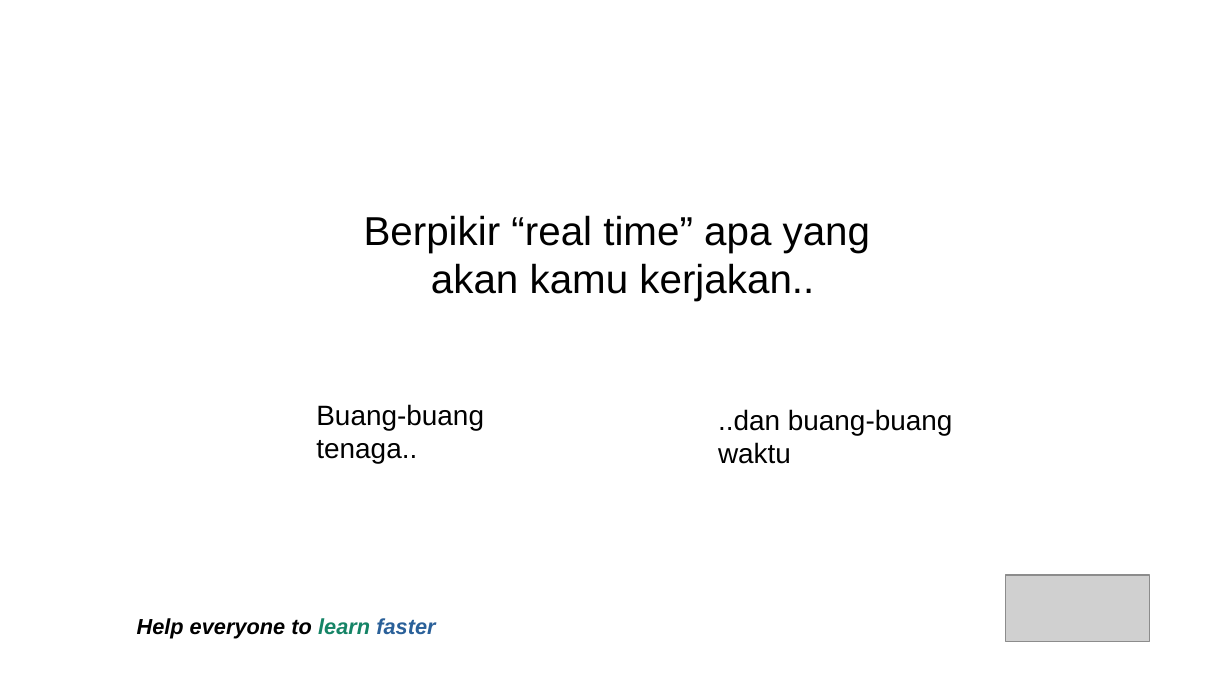
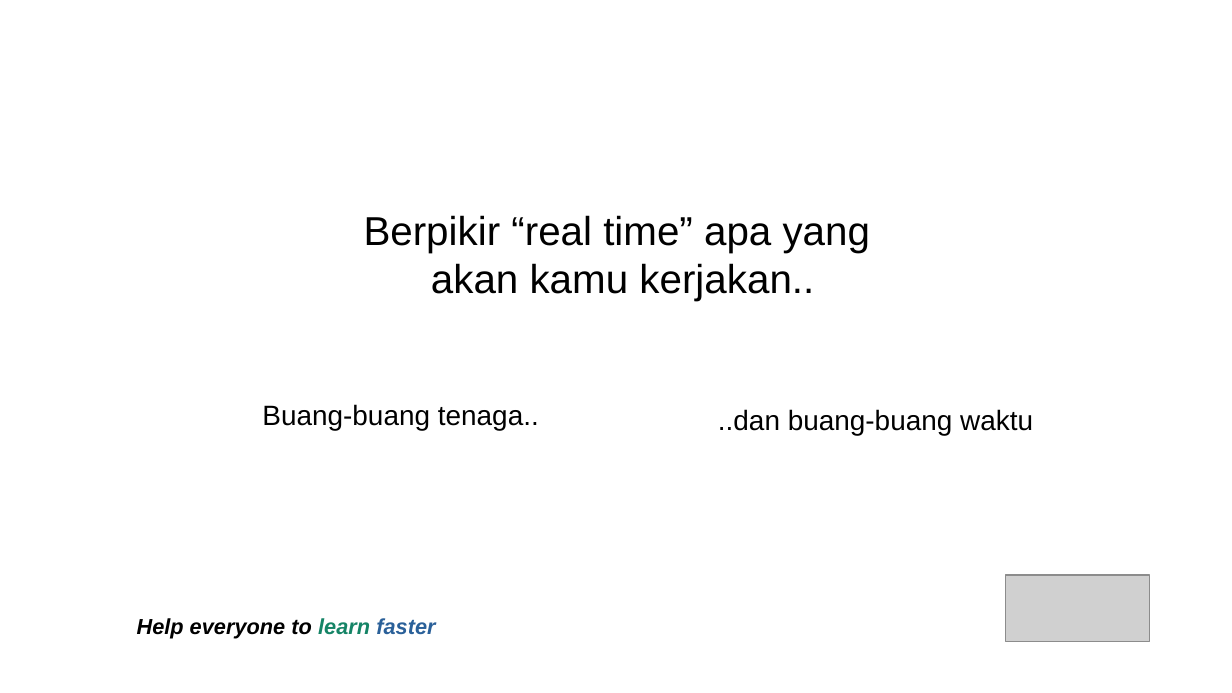
Before and after one commit to jejaksaid/course-flc, a slide deck: slide 14 of Time Management/time-management.pptx. Drawn at 1232x693 pixels with LibreOffice and Linux fonts; fonts in the diff are those of the drawing; grey boxes stand for pictures; background and template pictures are left out. Boxes give left, top, right and bottom in pixels: in the first picture for what was removed or moved away, otherwise in the second. Text is boxed around its words. In the diff, an @@ line names an element or a change of style, - is before the commit and + after.

```diff
--- a/Time Management/time-management.pptx
+++ b/Time Management/time-management.pptx
@@ text "Buang-buang tenaga.." rewrapped from <box>316,404,484,463</box> to <box>262,404,539,430</box> @@
@@ text "..dan buang-buang waktu" rewrapped from <box>718,409,953,464</box> to <box>718,409,1033,435</box> @@
```
Also in this commit, not shown: 56 other slides changed, 1 slide added, 1 slide removed, 2 other files.
